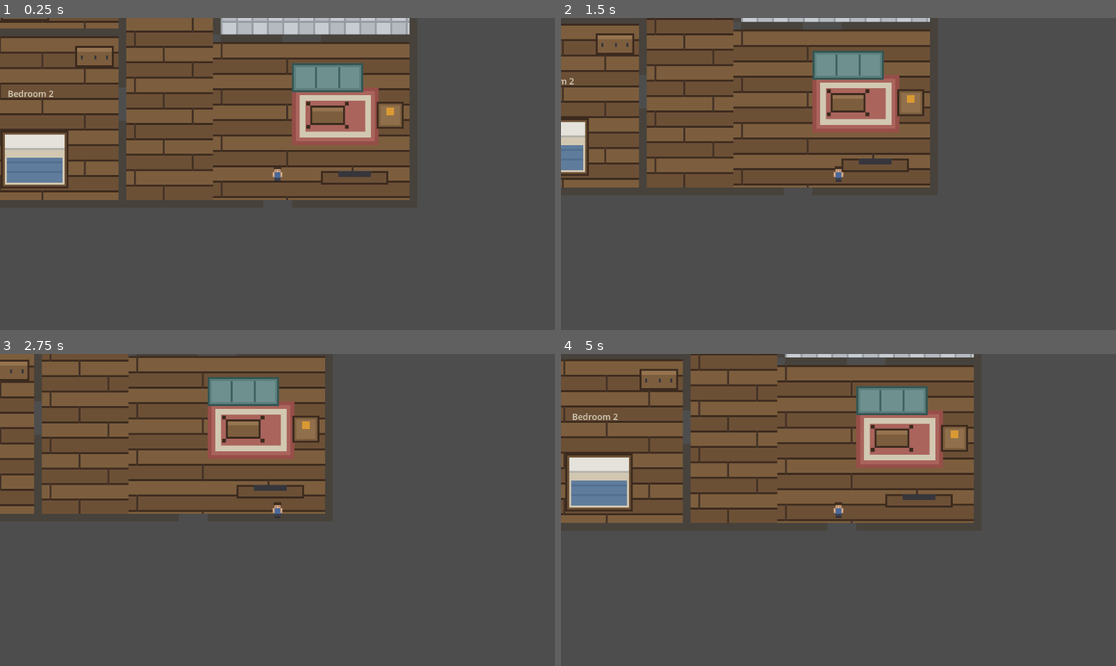
Above: before the commit, frames 1-4 (two rows, left to right).
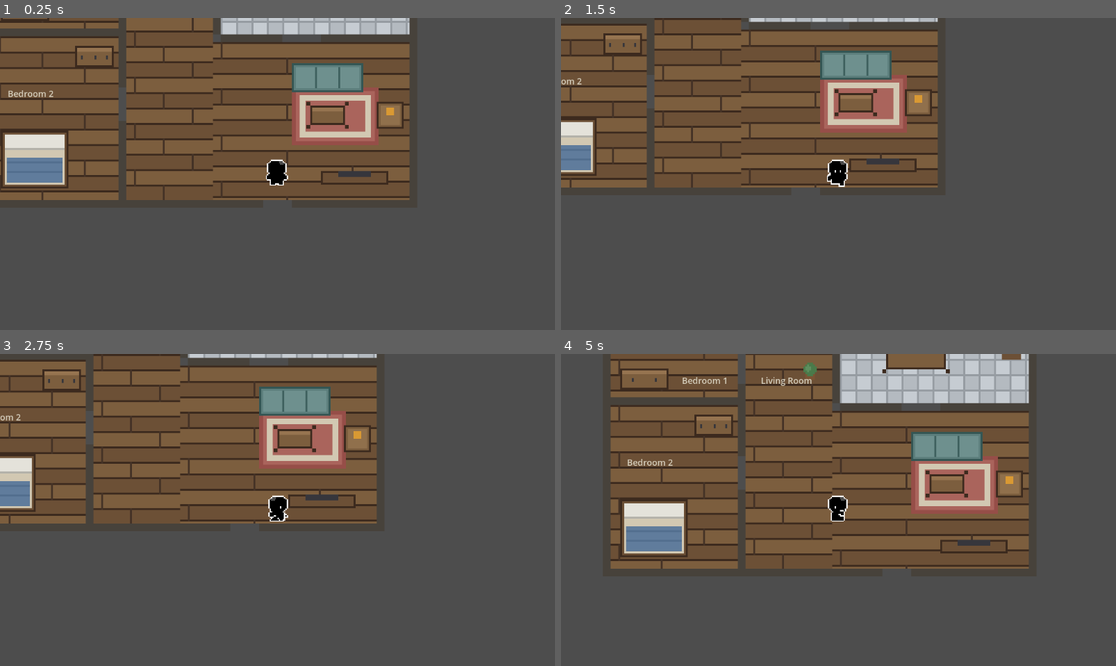
Above: after the commit, the same moments.

Repository: stefdeg145/Ubisoft_gamejam
Game: Godot game, scene res://scenes/house.tscn
Two runs of this game, one before a commit and one after it. Both use one fixed random seed, a clock stepped at 60 frames per second and the inputs below.
Inputs:
- Up to frame 1 (0.25 s): no input
- Up to frame 2 (1.5 s): tap Enter (ui_accept) at 0.5, 0.77 s; hold Right (ui_right) 0.53-1.28 s; hold Down (ui_down) from 1.28 s (still down)
- Up to frame 3 (2.75 s): tap Enter (ui_accept) at 1.52 s; release Down (ui_down) at 2.03 s; hold Right (ui_right) from 2.03 s (still down)
- Up to frame 4 (5 s): release Right (ui_right) at 2.78 s; hold Up (ui_up) 2.78-3.53 s; tap Enter (ui_accept) at 3.02, 3.77, 4.52 s; hold Left (ui_left) from 3.53 s (still down)

The runs differ from the first frame. In frame 1, 0.3% of the frame differs, in the area x 47-52%, y 45-54%; in frame 2, 5.8%; in frame 3, 20%; in frame 4, 38%, in the area x 0-85%, y 0-69%.

Commit message:
w/ the animation

Diff:
--- /dev/null
+++ b/player.tscn
@@ -0,0 +1,168 @@
+[gd_scene format=3 uid="uid://ctl4ghc1s7hr2"]
+
+[ext_resource type="Script" uid="uid://t17do1devuji" path="res://scripts/player.gd" id="1_2hs0m"]
+[ext_resource type="Texture2D" uid="uid://wq877rutceo0" path="res://assets/art/character.png" id="2_1jxqw"]
+[ext_resource type="Texture2D" uid="uid://e10s4pik0q8y" path="res://assets/art/Weixin Image_20260615142006_8_96.png" id="3_dw050"]
+[ext_resource type="Texture2D" uid="uid://djx2s0bocal0e" path="res://assets/art/Weixin Image_20260615142006_6_96.png" id="4_b26j0"]
+[ext_resource type="Texture2D" uid="uid://05cofufl14ou" path="res://assets/art/Weixin Image_20260615142006_7_96.png" id="5_n7ghd"]
+[ext_resource type="Texture2D" uid="uid://degf27ar6rcdw" path="res://assets/art/Weixin Image_20260615142006_7_96(right.png" id="6_nvl01"]
+
+[sub_resource type="RectangleShape2D" id="shape_player"]
+size = Vector2(340.00024, 381.66544)
+
+[sub_resource type="AtlasTexture" id="AtlasTexture_4jkga"]
+atlas = ExtResource("4_b26j0")
+region = Rect2(0, 0, 576, 576)
+
+[sub_resource type="AtlasTexture" id="AtlasTexture_r2srw"]
+atlas = ExtResource("4_b26j0")
+region = Rect2(576, 0, 576, 576)
+
+[sub_resource type="AtlasTexture" id="AtlasTexture_k27xr"]
+atlas = ExtResource("4_b26j0")
+region = Rect2(1152, 0, 576, 576)
+
+[sub_resource type="AtlasTexture" id="AtlasTexture_8cron"]
+atlas = ExtResource("4_b26j0")
+region = Rect2(1728, 0, 576, 576)
+
+[sub_resource type="AtlasTexture" id="AtlasTexture_p4eap"]
+atlas = ExtResource("5_n7ghd")
+region = Rect2(0, 0, 576, 576)
+
+[sub_resource type="AtlasTexture" id="AtlasTexture_80gfe"]
+atlas = ExtResource("5_n7ghd")
+region = Rect2(576, 0, 576, 576)
+
+[sub_resource type="AtlasTexture" id="AtlasTexture_q425y"]
+atlas = ExtResource("5_n7ghd")
+region = Rect2(1152, 0, 576, 576)
+
+[sub_resource type="AtlasTexture" id="AtlasTexture_in3qe"]
+atlas = ExtResource("5_n7ghd")
+region = Rect2(1728, 0, 576, 576)
+
+[sub_resource type="AtlasTexture" id="AtlasTexture_u1c27"]
+atlas = ExtResource("6_nvl01")
+region = Rect2(0, 0, 576, 576)
+
+[sub_resource type="AtlasTexture" id="AtlasTexture_op7ga"]
+atlas = ExtResource("6_nvl01")
+region = Rect2(576, 0, 576, 576)
+
+[sub_resource type="AtlasTexture" id="AtlasTexture_q13i1"]
+atlas = ExtResource("6_nvl01")
+region = Rect2(1152, 0, 576, 576)
+
+[sub_resource type="AtlasTexture" id="AtlasTexture_pylmc"]
+atlas = ExtResource("6_nvl01")
+region = Rect2(1728, 0, 576, 576)
+
+[sub_resource type="AtlasTexture" id="AtlasTexture_ivps1"]
+atlas = ExtResource("3_dw050")
+region = Rect2(0, 0, 576, 576)
+
+[sub_resource type="AtlasTexture" id="AtlasTexture_urp6f"]
+atlas = ExtResource("3_dw050")
+region = Rect2(576, 0, 576, 576)
+
+[sub_resource type="AtlasTexture" id="AtlasTexture_bwjto"]
+atlas = ExtResource("3_dw050")
+region = Rect2(1152, 0, 576, 576)
+
+[sub_resource type="AtlasTexture" id="AtlasTexture_606se"]
+atlas = ExtResource("3_dw050")
+region = Rect2(1728, 0, 576, 576)
+
+[sub_resource type="SpriteFrames" id="SpriteFrames_p4eap"]
+animations = [{
+"frames": [{
+"duration": 1.0,
+"texture": SubResource("AtlasTexture_4jkga")
+}, {
+"duration": 1.0,
+"texture": SubResource("AtlasTexture_r2srw")
+}, {
+"duration": 1.0,
+"texture": SubResource("AtlasTexture_k27xr")
+}, {
+"duration": 1.0,
+"texture": SubResource("AtlasTexture_8cron")
+}],
+"loop": true,
+"name": &"Down",
+"speed": 7.0
+}, {
+"frames": [{
+"duration": 1.0,
+"texture": SubResource("AtlasTexture_p4eap")
+}, {
+"duration": 1.0,
+"texture": SubResource("AtlasTexture_80gfe")
+}, {
+"duration": 1.0,
+"texture": SubResource("AtlasTexture_q425y")
+}, {
+"duration": 1.0,
+"texture": SubResource("AtlasTexture_in3qe")
+}],
+"loop": true,
+"name": &"Left",
+"speed": 7.0
+}, {
+"frames": [{
+"duration": 1.0,
+"texture": SubResource("AtlasTexture_u1c27")
+}, {
+"duration": 1.0,
+"texture": SubResource("AtlasTexture_op7ga")
+}, {
+"duration": 1.0,
+"texture": SubResource("AtlasTexture_q13i1")
+}, {
+"duration": 1.0,
+"texture": SubResource("AtlasTexture_pylmc")
+}],
+"loop": true,
+"name": &"Right",
+"speed": 7.0
+}, {
+"frames": [{
+"duration": 1.0,
+"texture": SubResource("AtlasTexture_ivps1")
+}, {
+"duration": 1.0,
+"texture": SubResource("AtlasTexture_urp6f")
+}, {
+"duration": 1.0,
+"texture": SubResource("AtlasTexture_bwjto")
+}, {
+"duration": 1.0,
+"texture": SubResource("AtlasTexture_606se")
+}],
+"loop": true,
+"name": &"Up",
+"speed": 7.0
+}]
+
+[node name="Player" type="CharacterBody2D" unique_id=605165646]
+position = Vector2(670, 650)
+scale = Vector2(0.15, 0.15)
+script = ExtResource("1_2hs0m")
+
+[node name="Sprite" type="Sprite2D" parent="." unique_id=262575373]
+scale = Vector2(2, 2)
+texture = ExtResource("2_1jxqw")
+
+[node name="CollisionShape2D" type="CollisionShape2D" parent="." unique_id=1121288736]
+position = Vector2(-3.333496, -4.165039)
+shape = SubResource("shape_player")
+
+[node name="Camera2D" type="Camera2D" parent="." unique_id=1213791554]
+
+[node name="AnimatedSprite2D" type="AnimatedSprite2D" parent="." unique_id=1654237296]
+texture_filter = 1
+position = Vector2(0, -7.6293945e-06)
+sprite_frames = SubResource("SpriteFrames_p4eap")
+animation = &"Up"
+frame_progress = 0.2569679
--- a/project.godot
+++ b/project.godot
@@ -14,6 +14,29 @@
 run/main_scene="uid://c8tlm0house04"
 config/features=PackedStringArray("4.6", "GL Compatibility")
 
+[input]
+
+Up={
+"deadzone": 0.2,
+"events": [Object(InputEventKey,"resource_local_to_scene":false,"resource_name":"","device":-1,"window_id":0,"alt_pressed":false,"shift_pressed":false,"ctrl_pressed":false,"meta_pressed":false,"pressed":false,"keycode":0,"physical_keycode":4194320,"key_label":0,"unicode":0,"location":0,"echo":false,"script":null)
+]
+}
+Down={
+"deadzone": 0.2,
+"events": [Object(InputEventKey,"resource_local_to_scene":false,"resource_name":"","device":-1,"window_id":0,"alt_pressed":false,"shift_pressed":false,"ctrl_pressed":false,"meta_pressed":false,"pressed":false,"keycode":0,"physical_keycode":4194322,"key_label":0,"unicode":0,"location":0,"echo":false,"script":null)
+]
+}
+Left={
+"deadzone": 0.2,
+"events": [Object(InputEventKey,"resource_local_to_scene":false,"resource_name":"","device":-1,"window_id":0,"alt_pressed":false,"shift_pressed":false,"ctrl_pressed":false,"meta_pressed":false,"pressed":false,"keycode":0,"physical_keycode":4194319,"key_label":0,"unicode":0,"location":0,"echo":false,"script":null)
+]
+}
+Right={
+"deadzone": 0.2,
+"events": [Object(InputEventKey,"resource_local_to_scene":false,"resource_name":"","device":-1,"window_id":0,"alt_pressed":false,"shift_pressed":false,"ctrl_pressed":false,"meta_pressed":false,"pressed":false,"keycode":0,"physical_keycode":4194321,"key_label":0,"unicode":0,"location":0,"echo":false,"script":null)
+]
+}
+
 [physics]
 
 3d/physics_engine="Jolt Physics"
--- a/scenes/house.tscn
+++ b/scenes/house.tscn
@@ -26,14 +26,10 @@
 [ext_resource type="Texture2D" uid="uid://djdnrpuugxcsc" path="res://assets/art/plant.png" id="24_6jrpf"]
 [ext_resource type="Texture2D" uid="uid://gth6n764d45b" path="res://assets/art/window.png" id="25_a7qna"]
 [ext_resource type="Script" uid="uid://dml61abxxrgtw" path="res://scripts/memory_object.gd" id="26_11a5k"]
-[ext_resource type="Script" uid="uid://t17do1devuji" path="res://scripts/player.gd" id="27_1erkf"]
-[ext_resource type="Texture2D" uid="uid://wq877rutceo0" path="res://assets/art/character.png" id="28_g6dbt"]
+[ext_resource type="PackedScene" uid="uid://ctl4ghc1s7hr2" path="res://player.tscn" id="27_ivbqp"]
 
 [sub_resource type="CircleShape2D" id="shape_interact"]
 radius = 70.0
-
-[sub_resource type="RectangleShape2D" id="shape_player"]
-size = Vector2(18, 16)
 
 [node name="House" type="Node2D" unique_id=1360432888]
 texture_filter = 1
@@ -425,15 +421,4 @@
 [node name="CollisionShape2D" type="CollisionShape2D" parent="MemAcceptance" unique_id=196744652]
 shape = SubResource("shape_interact")
 
-[node name="Player" type="CharacterBody2D" parent="." unique_id=1845512285]
-position = Vector2(670, 650)
-script = ExtResource("27_1erkf")
-
-[node name="Sprite" type="Sprite2D" parent="Player" unique_id=318264152]
-scale = Vector2(2, 2)
-texture = ExtResource("28_g6dbt")
-
-[node name="CollisionShape2D" type="CollisionShape2D" parent="Player" unique_id=651570647]
-shape = SubResource("shape_player")
-
-[node name="Camera2D" type="Camera2D" parent="Player" unique_id=588953833]
+[node name="Player" parent="." unique_id=605165646 instance=ExtResource("27_ivbqp")]
--- a/scripts/player.gd
+++ b/scripts/player.gd
@@ -1,21 +1,45 @@
 extends CharacterBody2D
 
-## Top-down movement speed, in pixels per second.
 @export var speed: float = 130.0
+var nearby_object: Node = null
 
-## The memory-object the player is currently standing in range of, or null.
-var nearby_object: Node = null
+@onready var animated_sprite: AnimatedSprite2D = $AnimatedSprite2D
+
+# Store the last played direction animation to reuse when standing still
+var last_direction_animation: String = "Down"
 
 func _ready() -> void:
 	add_to_group("player")
 
 func _physics_process(_delta: float) -> void:
-	# Arrow keys work out of the box. (Add WASD later in Project > Input Map.)
-	var direction := Input.get_vector("ui_left", "ui_right", "ui_up", "ui_down")
+	var direction := Input.get_vector("Left", "Right", "Up", "Down")
 	velocity = direction * speed
 	move_and_slide()
 
+	update_animation(direction)
+
+func update_animation(direction: Vector2) -> void:
+	if direction == Vector2.ZERO:
+		# Stop animation - this freezes on the current frame (usually the first frame of the last animation)
+		animated_sprite.stop()
+		return
+
+	# Determine which direction has the strongest influence
+	if abs(direction.x) > abs(direction.y):
+		if direction.x > 0:
+			animated_sprite.play("Right")
+			last_direction_animation = "Right"
+		else:
+			animated_sprite.play("Left")
+			last_direction_animation = "Left"
+	else:
+		if direction.y > 0:
+			animated_sprite.play("Down")
+			last_direction_animation = "Down"
+		else:
+			animated_sprite.play("Up")
+			last_direction_animation = "Up"
+
 func _unhandled_input(event: InputEvent) -> void:
-	# Enter or Space interacts with whatever object you're standing next to.
 	if event.is_action_pressed("ui_accept") and nearby_object != null:
 		nearby_object.interact()
Binary file added: assets/art/Weixin Image_20260615142006_6_96.png
Not shown, added: assets/art/Weixin Image_20260615142006_6_96.png.import
Binary file added: assets/art/Weixin Image_20260615142006_7_96(right.png
Not shown, added: assets/art/Weixin Image_20260615142006_7_96(right.png.import
Binary file added: assets/art/Weixin Image_20260615142006_7_96.png
Not shown, added: assets/art/Weixin Image_20260615142006_7_96.png.import
Binary file added: assets/art/Weixin Image_20260615142006_8_96.png
Not shown, added: assets/art/Weixin Image_20260615142006_8_96.png.import
